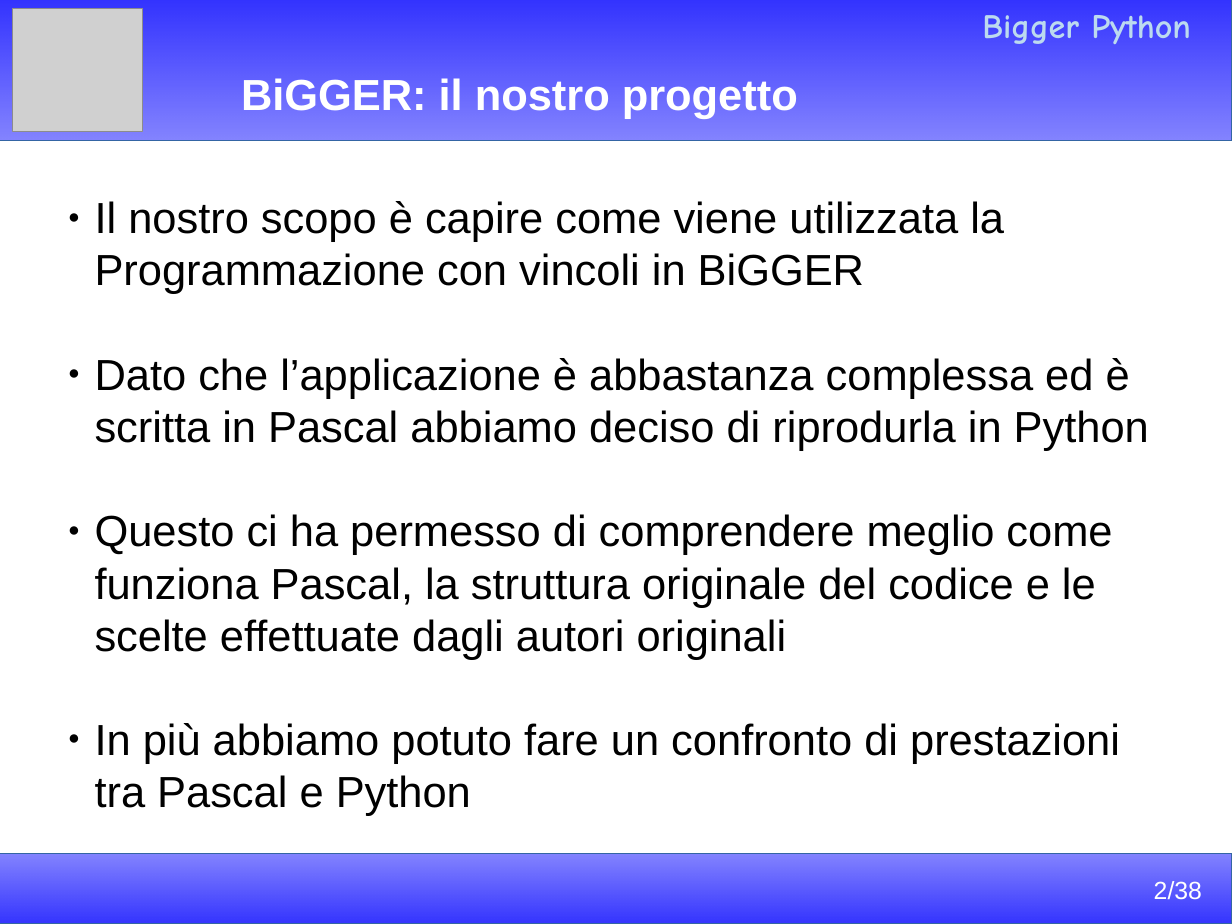
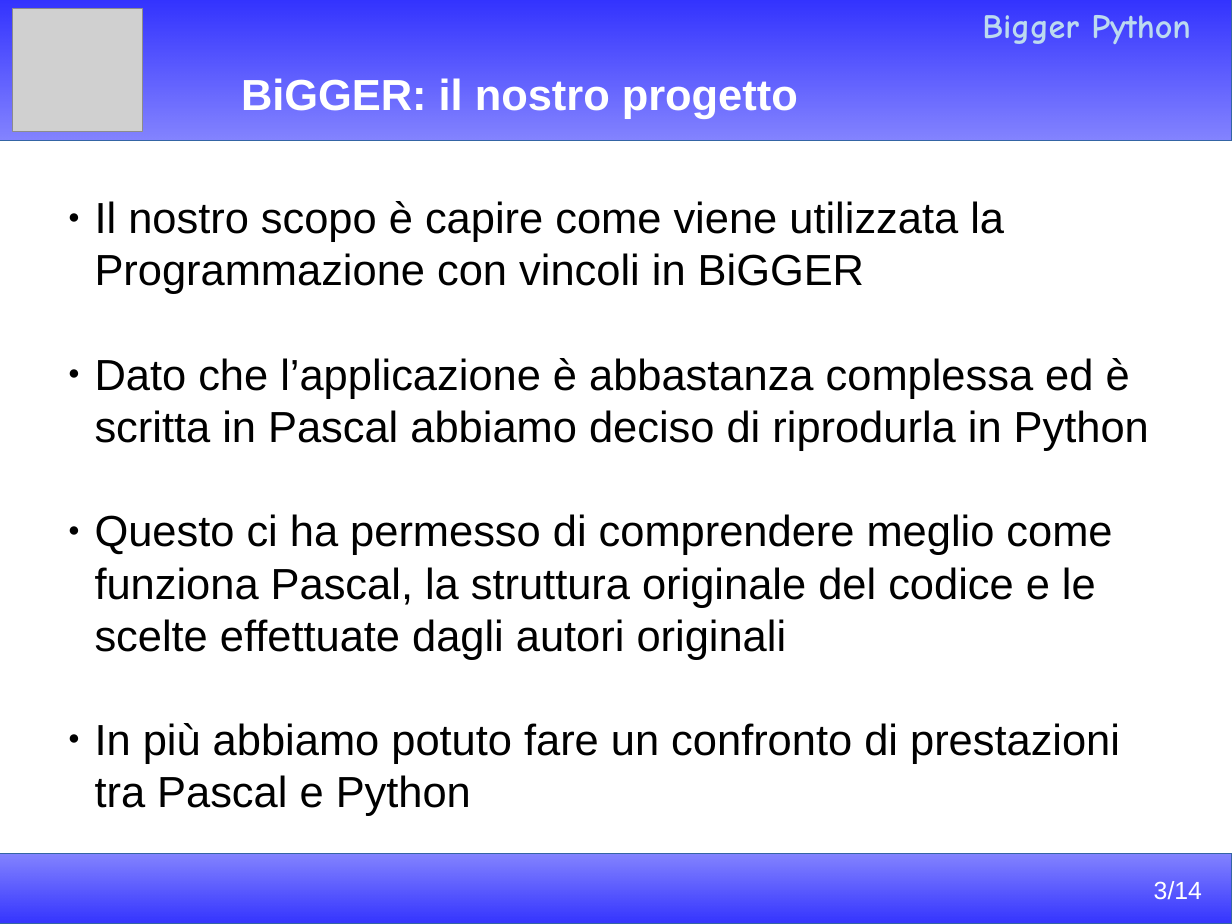
Before and after one commit to Cenze94/BiggerPython, a slide deck: slide 3 of Presentazione/Presentazione.odp. Drawn at 1232x924 pixels with LibreOffice and Linux fonts; fonts in the diff are those of the drawing; grey boxes stand for pictures. Boxes give left, top, right and bottom in pixels: in the first picture for what was removed or moved away, otherwise in the second. Text is boxed around its words. In the diff, an @@ line names an element or a change of style, - is before the commit and + after.

```diff
--- a/Presentazione/Presentazione.odp
+++ b/Presentazione/Presentazione.odp
@@ text at (1154,881,1202,899): text changed @@
-2/38
+3/14
```
Also in this commit, not shown: 5 other slides changed, 8 slides added, 2 slides removed, 2 other files.
